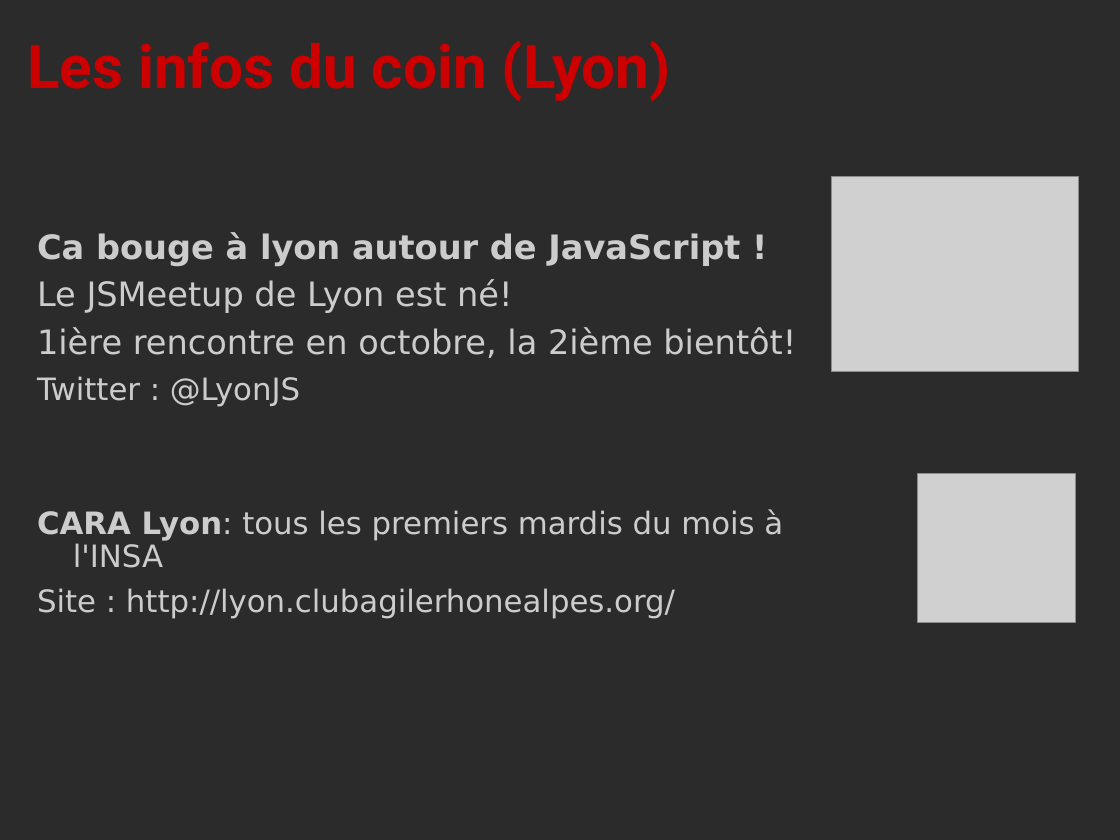
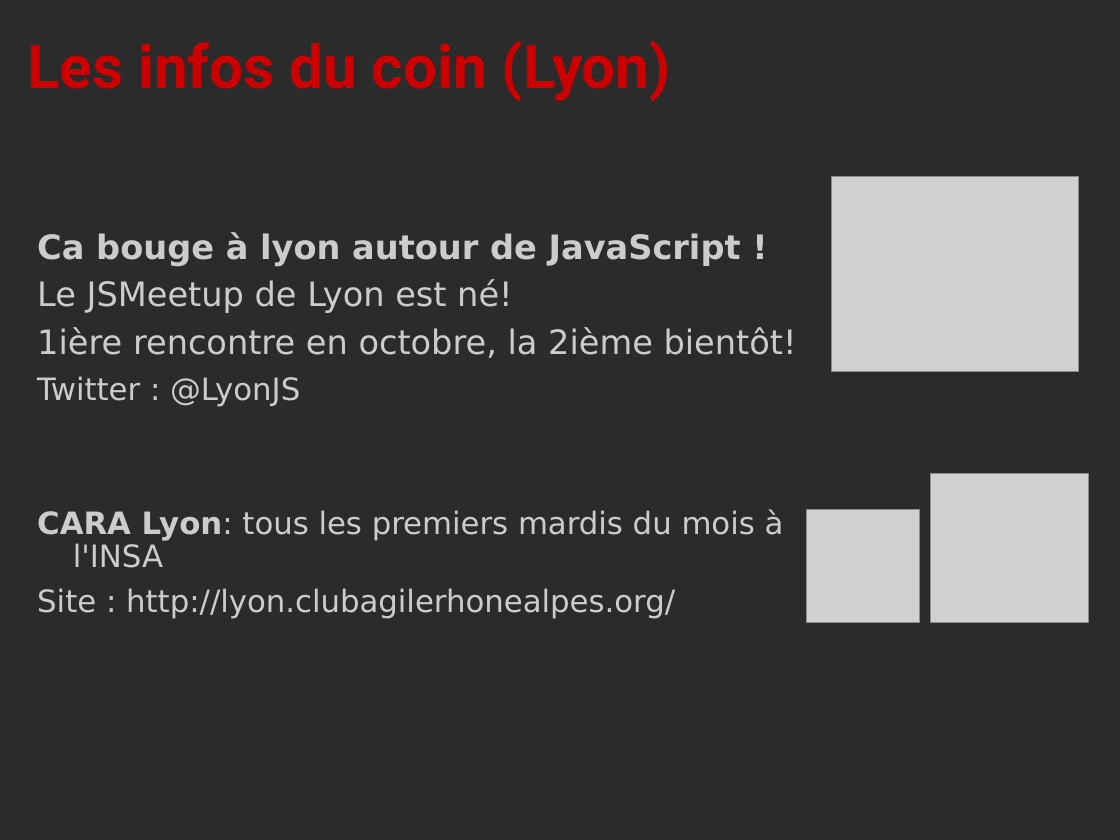
Before and after one commit to DuchessFrance/duchessfr, a slide deck: slide 8 of session/2011/11/DuchessAdvice_events_22november2011.ppt. Drawn at 1120x840 pixels with LibreOffice and Linux fonts; fonts in the diff are those of the drawing; grey boxes stand for pictures; background and template pictures are left out; a plain dark background stands for a picture behind light text. Boxes give left, top, right and bottom in pixels: in the first picture for what was removed or moved away, otherwise in the second. Text is boxed around its words. In the diff, an @@ line names an element or a change of style, - is before the commit and + after.

```diff
--- a/session/2011/11/DuchessAdvice_events_22november2011.ppt
+++ b/session/2011/11/DuchessAdvice_events_22november2011.ppt
@@ text "Ca bouge à lyon autour ..." at <box>37,232,797,619</box>: indent changed @@
@@ picture: place and size @@
-picture at <box>917,474,1076,622</box>
+picture at <box>930,474,1089,622</box>
@@ picture added at <box>806,509,919,622</box> @@
```
Also in this commit, not shown: 1 other slide changed.
